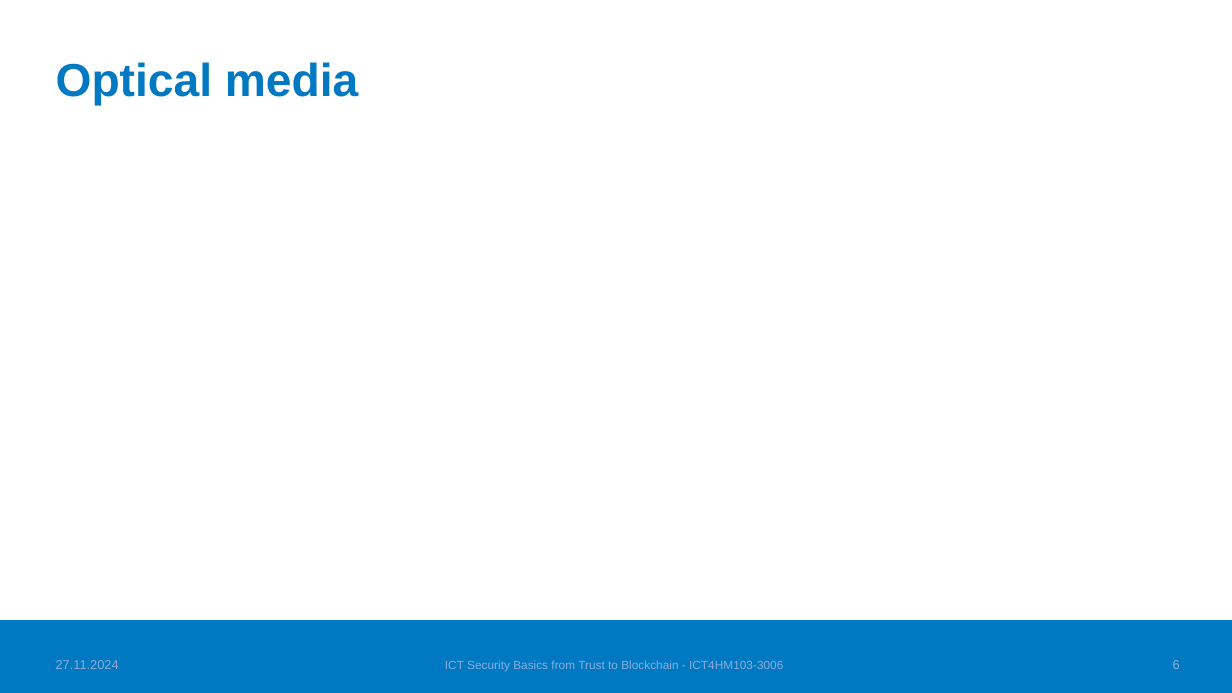
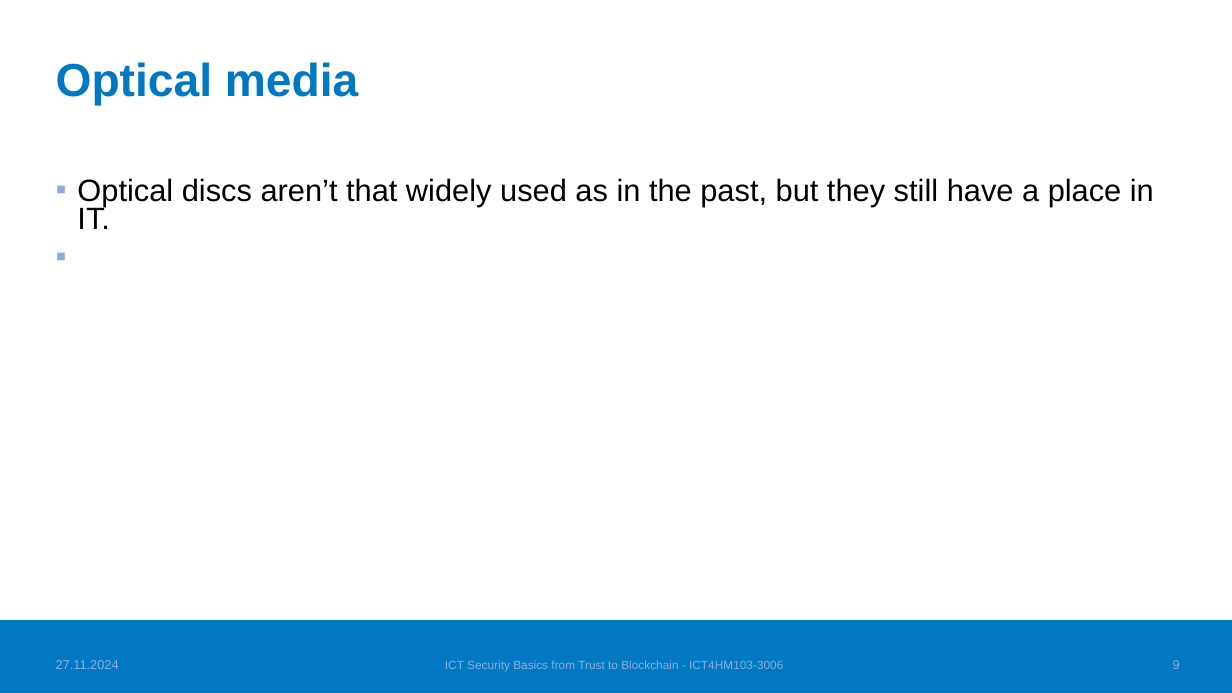
Before and after one commit to TatuE/Trust_to_Blockchain, a slide deck: slide 10 of class_presentation/Dont_trust_that_storage_medium.pptx (slide 7 before the commit). Drawn at 1232x693 pixels with LibreOffice and Linux fonts; fonts in the diff are those of the drawing; background and template pictures are left out. Boxes give left, top, right and bottom in pixels: in the first picture for what was removed or moved away, otherwise in the second. Text is boxed around its words. In the diff, an @@ line names an element or a change of style, - is before the commit and + after.

```diff
--- a/class_presentation/Dont_trust_that_storage_medium.pptx
+++ b/class_presentation/Dont_trust_that_storage_medium.pptx
@@ text added at <box>77,178,1154,229</box>, 24 pt, text #000000 @@
+▪ Optical discs aren’t that widely used as in the past, but they still have a place in IT.
```
Also in this commit, not shown: 4 other slides changed, 2 slides added.
